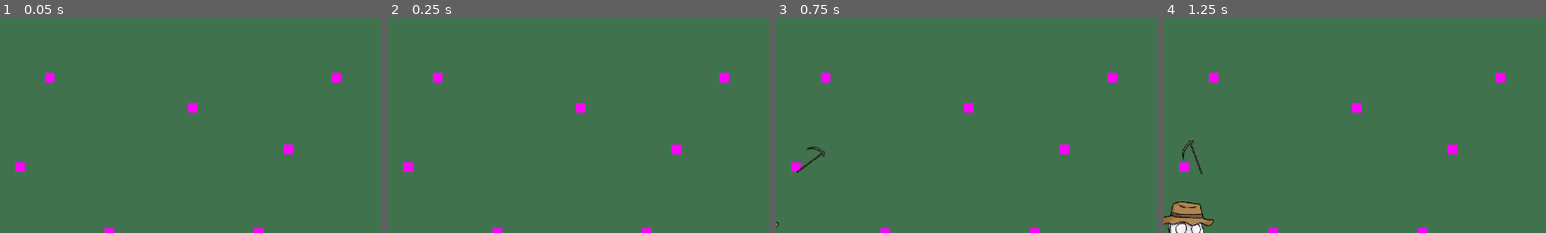
Above: before the commit, frames 1-4 (left to right).
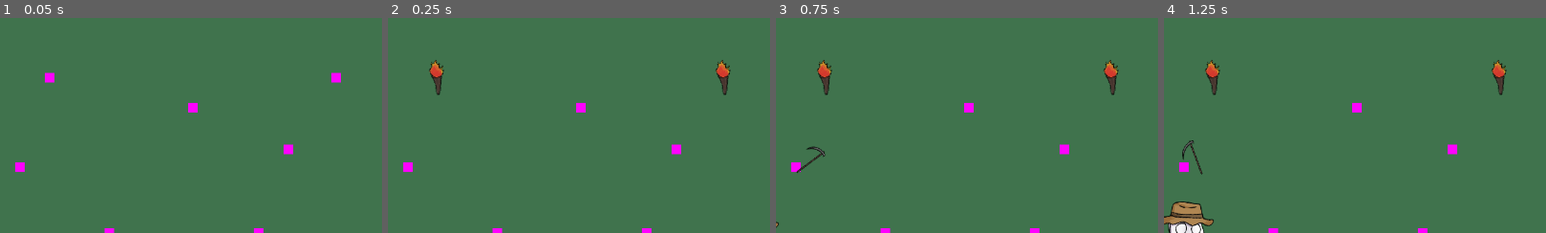
Above: after the commit, the same moments.

Repository: Akabim/arkeolog
Game: Godot game, scene res://src/levels/sandbox.tscn
Two runs of this game, one before a commit and one after it. Both use one fixed random seed, a clock stepped at 60 frames per second and the inputs below. This scene is started directly instead of the project's main scene.
Inputs (mouse positions are % of the whole screen's width and height, from its top left):
- Up to frame 1 (0.05 s): no input
- Up to frame 2 (0.25 s): no input
- Up to frame 3 (0.75 s): tap Enter (ui_accept) at 0.5 s; move the mouse to (72, 45) at 0.52 s; hold D (move_right) from 0.53 s (still down); hold E (interact) from 0.53 s (still down); click (72, 45) at 0.67 s
- Up to frame 4 (1.25 s): keep holding D (move_right); keep holding E (interact); tap Enter (ui_accept) at 0.77 s
The pictures show only the part of the screen within x 25-75%, y 0-50%; the shares and areas given below are measured in that part.

Frame 1 is identical in both runs. In frame 2, 0.7% of the frame differs, in the area x 10-90%, y 19-36%; in frame 3, 0.7%; in frame 4, 0.7%.

Commit message:
Push missing core files (global.gd, main.gd, level_base.gd) to complete the signal-based texture caching integration

Diff:
--- a/src/core/global.gd
+++ b/src/core/global.gd
@@ -48,6 +48,8 @@
 var total_sockets_in_level = 0
 var completed_levels = []
 
+signal baking_completed
+var is_baked: bool = false
 
 func _ready() -> void:
 	setup_input_map()
--- a/src/core/level_base.gd
+++ b/src/core/level_base.gd
@@ -28,6 +28,17 @@
 
 	# If running this level scene directly (F6 standalone test mode)
 	if get_tree().current_scene == self:
+		print("[Level Base] Running in F6 standalone test mode. Initializing Texture Baker...")
+		var baker_script = load("res://src/core/texture_baker.gd")
+		if baker_script:
+			var baker = baker_script.new()
+			add_child(baker)
+			await baker.bake_all_textures()
+			baker.queue_free()
+			Global.is_baked = true
+			Global.baking_completed.emit()
+			print("[Level Base] Texture baking complete for F6 standalone mode!")
+
 		print("[Level Base] Running in F6 standalone test mode. Spawning UI overlays dynamically.")
 
 		# 1. Spawn SFX player node and connect sfx signals
--- a/src/core/main.gd
+++ b/src/core/main.gd
@@ -27,6 +27,9 @@
 	add_child(baker)
 	await baker.bake_all_textures()
 	baker.queue_free()
+
+	Global.is_baked = true
+	Global.baking_completed.emit()
 
 	# Load level 1
 	load_level()
